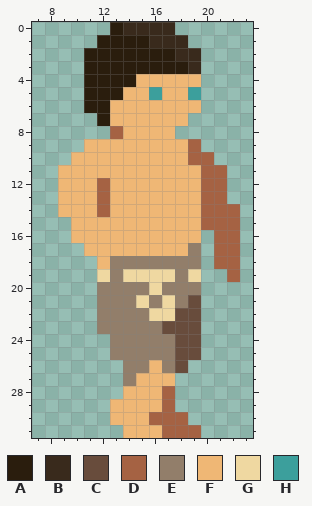
Edited in one commit: pixel-art sprite (Assets/player32/side/side0001.png). Above is the file before it was changed.
The file is 32x32 pixels. Shown: x 7..23, y 0..31.
Palette (. is transparent): A #2a1d0d  B #392a1c  C #684c3c  D #a56243  E #927e6a  F #efb775  G #efd8a1  H #3c9f9c
Pixels before, first column x 9:
 0 ....ABBBB.....
 1 ...AAAABBB....
 2 ..AAAAAAABB...
 3 ..AAAAAAAAB...
 4 ..AAAAFFFFF...
 5 ..AAAFFHFFH...
 6 ..AAFFFFFFF...
 7 ...AFFFFFF....
 8 ....DFFFF.....
 9 ..FFFFFFFFD...
10 .FFFFFFFFFDD..
11 FFFFFFFFFFFDD.
12 FFFDFFFFFFFDD.
13 FFFDFFFFFFFDD.
14 FFFDFFFFFFFDDD
15 .FFFFFFFFFFDDD
16 .FFFFFFFFFF.DD
17 ..FFFFFFFFE.DD
18 ...FEEEEEEE.DD
19 ...GEGGGGEG..D
20 ...EEEEGEEE...
21 ...EEEGEGEC...
22 ...EEEEGGCC...
23 ...EEEEECCC...
24 ....EEEEECC...
25 ....EEEEECC...
26 .....EEFEC....
27 .....EFFF.....
28 .....FFFD.....
29 ....FFFFD.....
30 ....FFFDDD....
31 .....FFFDDD...
After the commit:
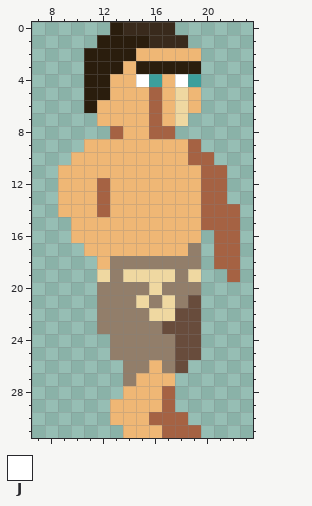
Colours new in this view: J #ffffff
The edit:
y 2: x 15..19 AAABB -> FFFFF
y 3: x 14 A -> F; x 19 B -> A
y 4: x 13..16 AAFF -> FFJH; x 18..19 FF -> JH
y 5: x 13 A -> F; x 16 H -> D; x 18..19 FH -> GF
y 6..7: x 12 A -> F; x 16 F -> D; x 18 F -> G
y 8: x 16..17 FF -> DD
